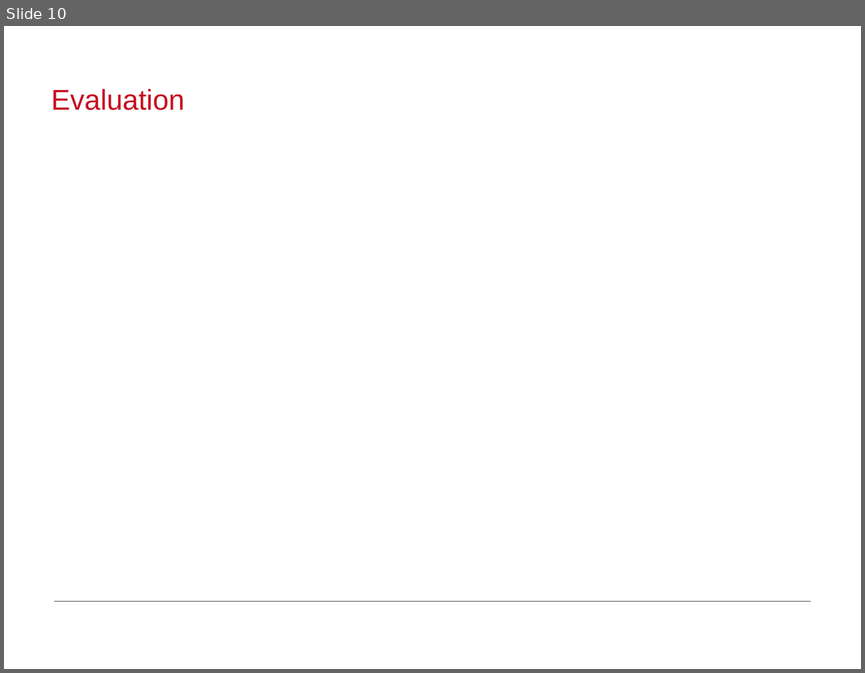
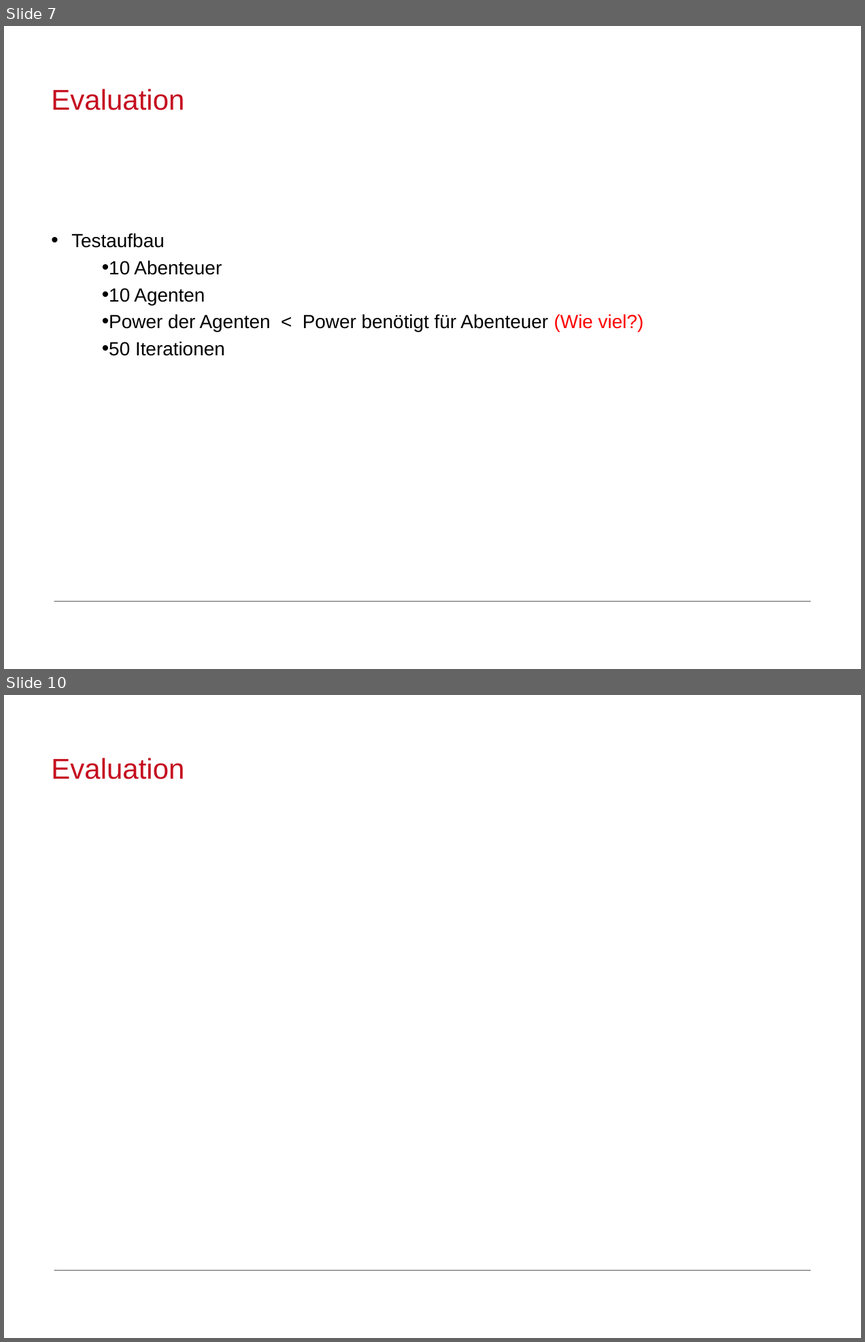
Before and after one commit to MFizz/AiF, a slide deck: Abschluss/Abschluss.odp. Shown one above the other, each under a label of ours: slide 10 before the commit, slides 7 and 10 after it; the slides between them are not shown. The pictures are 865x673 and 865x1342 pixels, drawn with LibreOffice and Linux fonts; fonts in the diff are those of the drawing; background and template pictures are left out. Boxes give left, top, right and bottom in pixels: in the first picture for what was removed or moved away, otherwise in the second. Text is boxed around its words. In the diff, an @@ line names an element or a change of style, - is before the commit and + after.

```diff
--- a/Abschluss/Abschluss.odp
+++ b/Abschluss/Abschluss.odp
@@ slide 7 added at bbox=[4, 26, 861, 669], background #FFFFFF; not listed: 1 template element that a slide beside it also shows @@
@@ title added at bbox=[51, 89, 184, 110], 24 pt, text #C50E1F @@
+Evaluation
@@ text added at bbox=[71, 233, 644, 356], 16 pt, text #000000 @@
+• Testaufbau
+  • 10 Abenteuer
+  • 10 Agenten
+  • Power der Agenten < Power benötigt für Abenteuer (Wie viel?)
+  • 50 Iterationen
```
Also in this commit, not shown: 6 slides changed, 2 other slides added, 3 slides removed, 1 other file.
